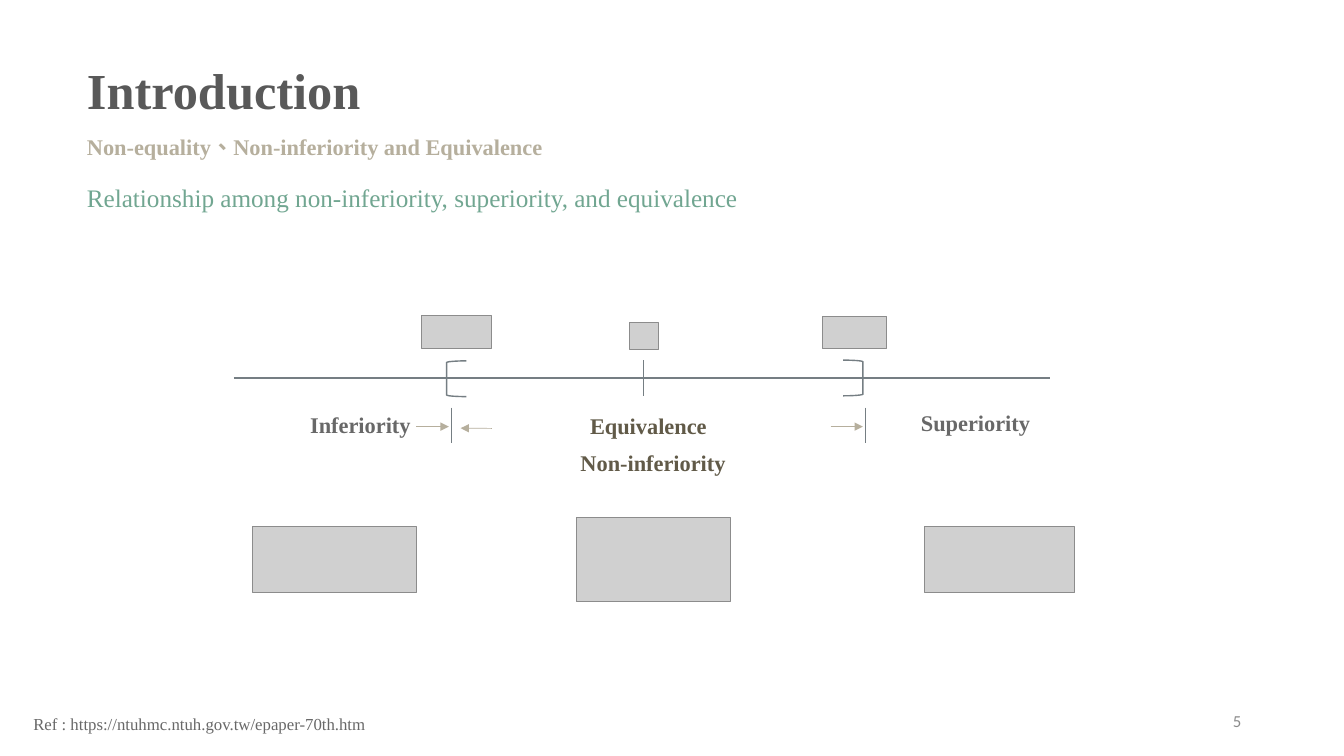
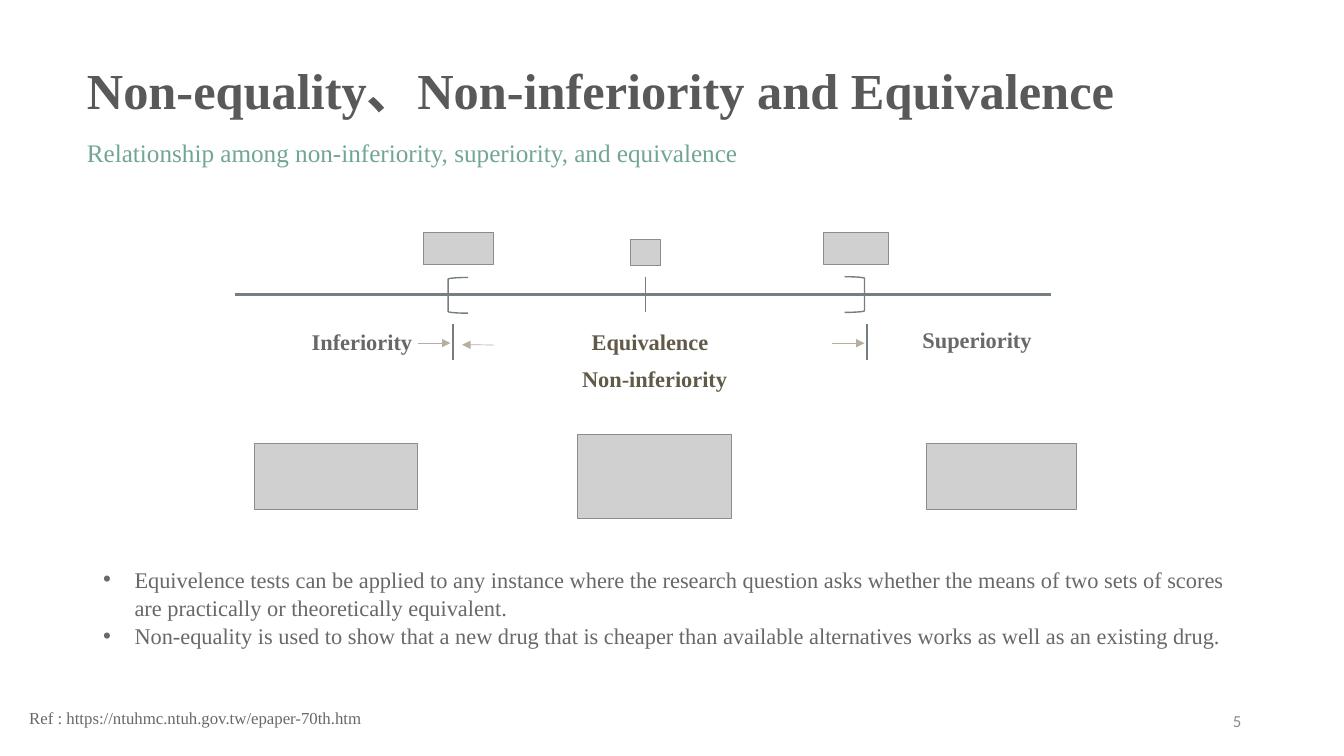
Before and after one commit to SharonLiu716/Study_CrossoverDesign, a slide deck: slide 6 of Seminar.pptx. Drawn at 1344x756 pixels with LibreOffice and Linux fonts; fonts in the diff are those of the drawing; grey boxes stand for pictures. Boxes give left, top, right and bottom in pixels: in the first picture for what was removed or moved away, otherwise in the second. Text is boxed around its words. In the diff, an @@ line names an element or a change of style, - is before the commit and + after.

```diff
--- a/Seminar.pptx
+++ b/Seminar.pptx
@@ text "Non-equality、Non-inferiority and Equivalence" moved from (x1=87, y1=139, x2=543, y2=160) to (x1=87, y1=73, x2=1114, y2=119) @@
@@ text "Non-equality、Non-inferiority and Equivalence" at (x1=87, y1=73, x2=1114, y2=119): size 16 to 36 pt, text colour #B6AF9D to #595959 @@
@@ text removed at (x1=87, y1=74, x2=360, y2=110) @@
-Introduction
@@ text "Relationship among non-inferiority, superiority, and ..." moved from (x1=87, y1=189, x2=737, y2=213) to (x1=87, y1=144, x2=737, y2=168) @@
@@ picture added at (x1=423, y1=233, x2=493, y2=265) @@
@@ picture added at (x1=631, y1=239, x2=660, y2=265) @@
@@ picture added at (x1=824, y1=233, x2=888, y2=265) @@
@@ 3 arrows, 2 texts, 2 lines, 1 right bracket, 1 left bracket moved together from (x1=234, y1=360, x2=1050, y2=476) to (x1=236, y1=277, x2=1052, y2=392) @@
@@ picture removed at (x1=421, y1=316, x2=491, y2=348) @@
@@ picture removed at (x1=629, y1=323, x2=658, y2=349) @@
@@ picture removed at (x1=823, y1=317, x2=887, y2=349) @@
@@ 2 texts, 2 lines moved together from (x1=310, y1=407, x2=1030, y2=444) to (x1=312, y1=325, x2=1031, y2=360) @@
@@ picture added at (x1=254, y1=444, x2=417, y2=509) @@
@@ picture added at (x1=578, y1=435, x2=732, y2=518) @@
@@ picture added at (x1=927, y1=444, x2=1077, y2=509) @@
@@ picture removed at (x1=253, y1=527, x2=416, y2=593) @@
@@ picture removed at (x1=577, y1=518, x2=731, y2=602) @@
@@ picture removed at (x1=926, y1=527, x2=1076, y2=593) @@
@@ text added at (x1=135, y1=572, x2=1223, y2=649), 16 pt, text #686868 @@
+• Equivelence tests can be applied to any instance where the research question asks whether the means of two sets of scores are practically or theoretically equivalent.
+• Non-equality is used to show that a new drug that is cheaper than available alternatives works as well as an existing drug.
@@ text "Ref : https://ntuhmc.ntuh.gov.tw/epaper-70th.htm" moved from (x1=33, y1=718, x2=365, y2=734) to (x1=29, y1=712, x2=361, y2=728) @@
```
Also in this commit, not shown: 22 other slides changed, 7 slides added, 6 slides removed, 11 other files.
